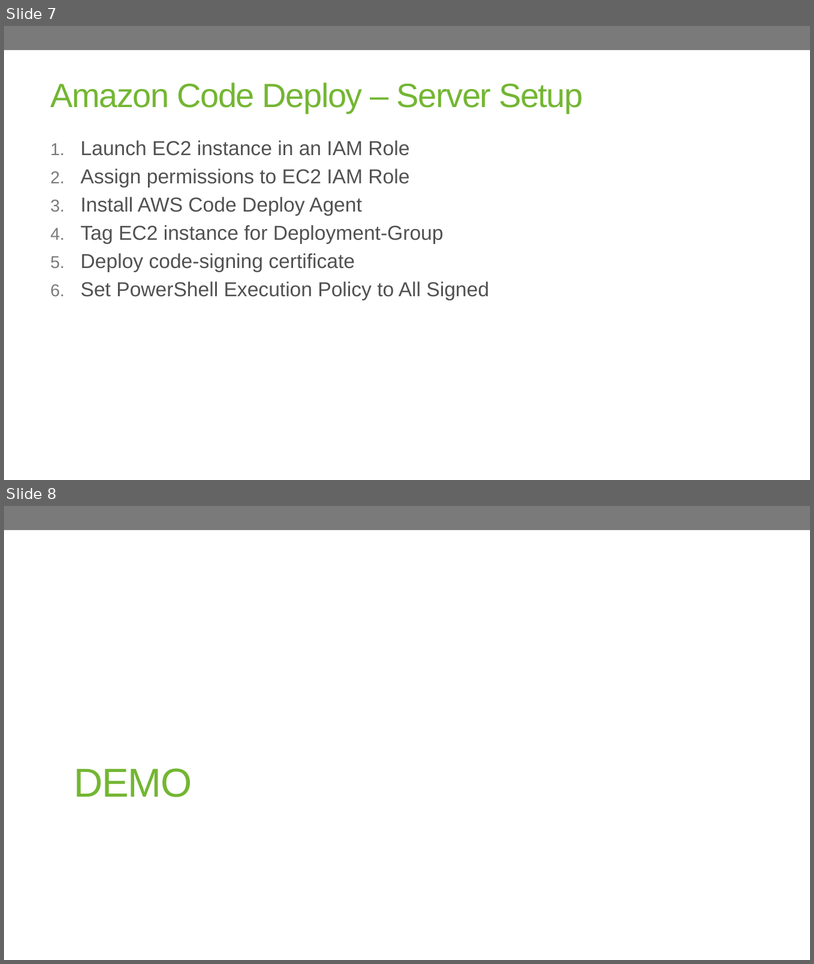
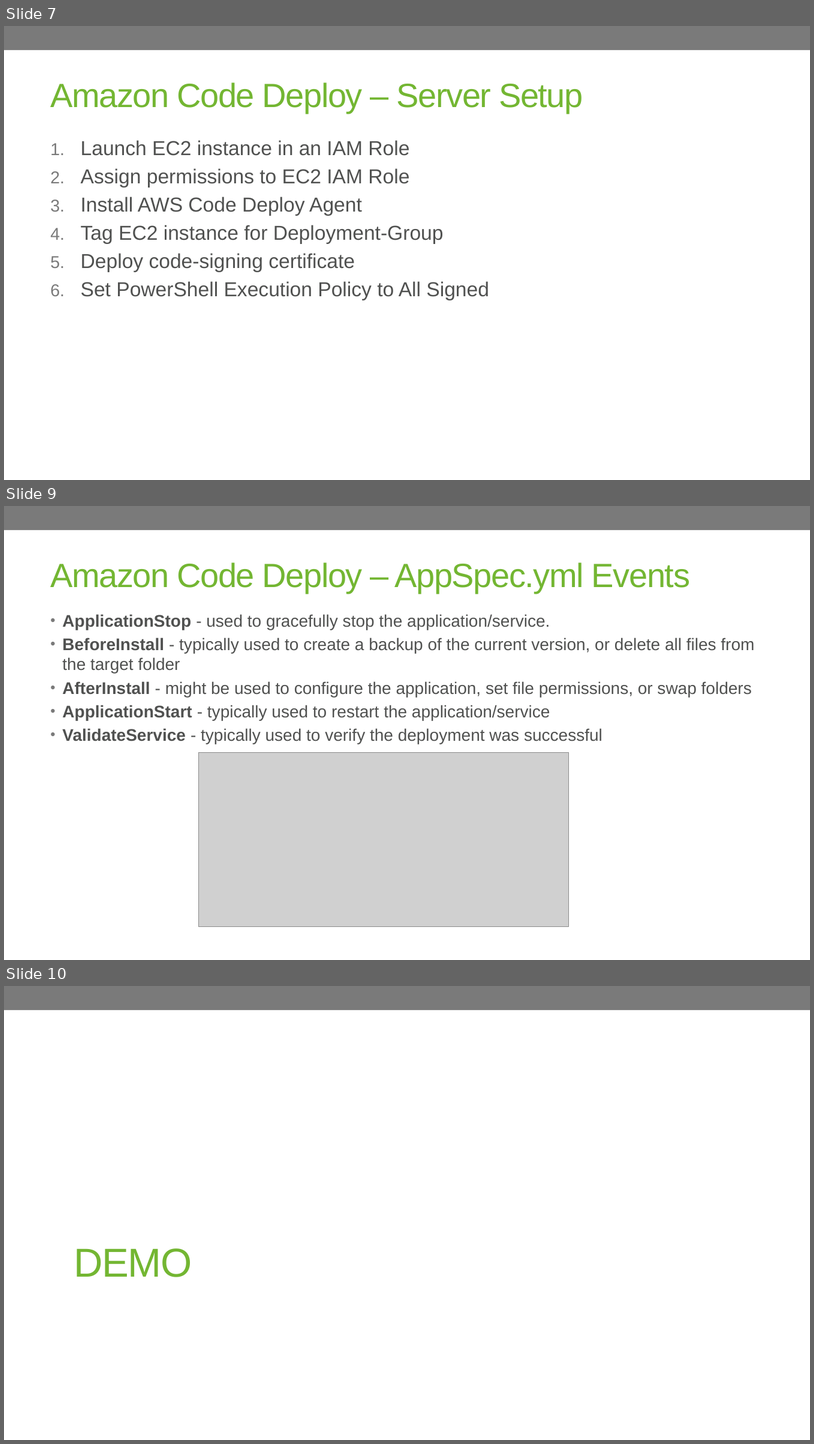
Before and after one commit to soltechinc/AmazonCodeDeploy, a slide deck: Amazon Code Deploy - Zero Down-Time, Automated Deployments.pptx. Shown one above the other, each under a label of ours: slides 7 and 8 before the commit, slides 7, 9 and 10 after it; the slides between them are not shown. The pictures are 814x964 and 814x1444 pixels, drawn with LibreOffice and Linux fonts; fonts in the diff are those of the drawing; grey boxes stand for pictures; background and template pictures are left out. Boxes give left, top, right and bottom in pixels: in the first picture for what was removed or moved away, otherwise in the second. Text is boxed around its words. In the diff, an @@ line names an element or a change of style, - is before the commit and + after.

Commit message:
Added slides (and an image) to explain event hooks

```diff
--- a/Amazon Code Deploy - Zero Down-Time, Automated Deployments.pptx
+++ b/Amazon Code Deploy - Zero Down-Time, Automated Deployments.pptx
@@ slide 9 added at (x1=4, y1=506, x2=810, y2=960), background picture (left out); not listed: 1 template element that a slide beside it also shows @@
@@ title added at (x1=50, y1=562, x2=690, y2=593), 40 pt, text #73B632 @@
+Amazon Code Deploy – AppSpec.yml Events
@@ text added at (x1=62, y1=614, x2=755, y2=744), 20 pt, text #505150 @@
+• ApplicationStop - used to gracefully stop the application/service.
+• BeforeInstall - typically used to create a backup of the current version, or delete all files from the target folder
+• AfterInstall - might be used to configure the application, set file permissions, or swap folders
+• ApplicationStart - typically used to restart the application/service
+• ValidateService - typically used to verify the deployment was successful
@@ picture added at (x1=199, y1=752, x2=569, y2=927) @@
@@ what was slide 8 is now slide 10 @@
```
Also in this commit, not shown: 1 other slide added, 1 other file.
